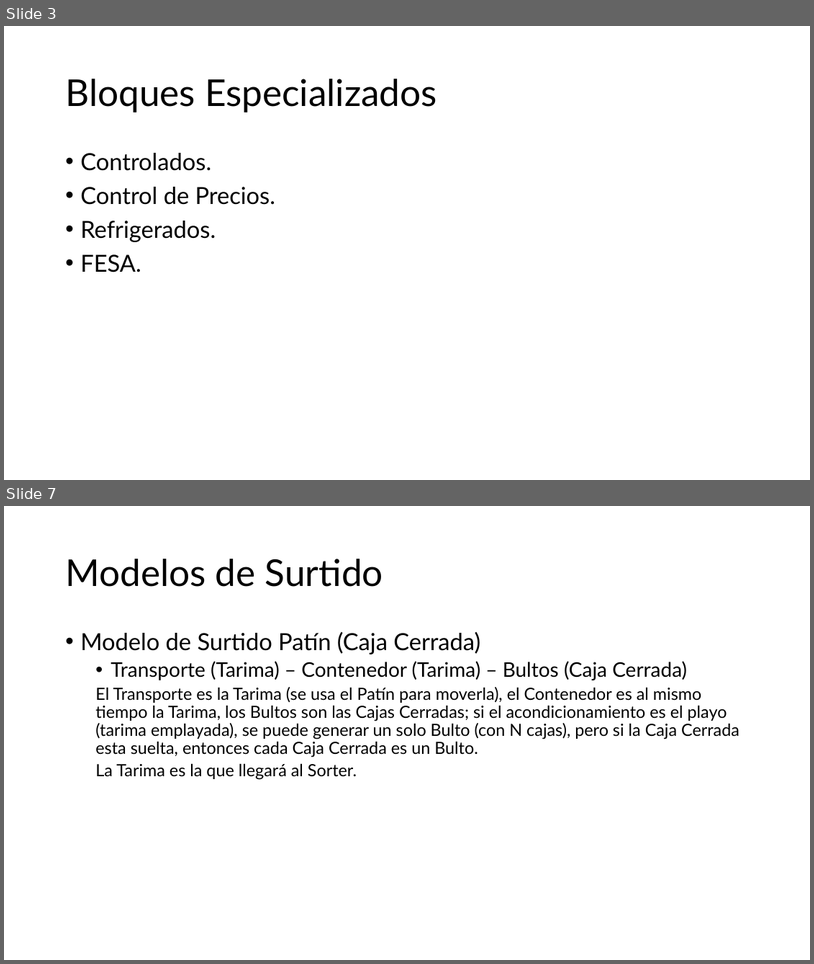
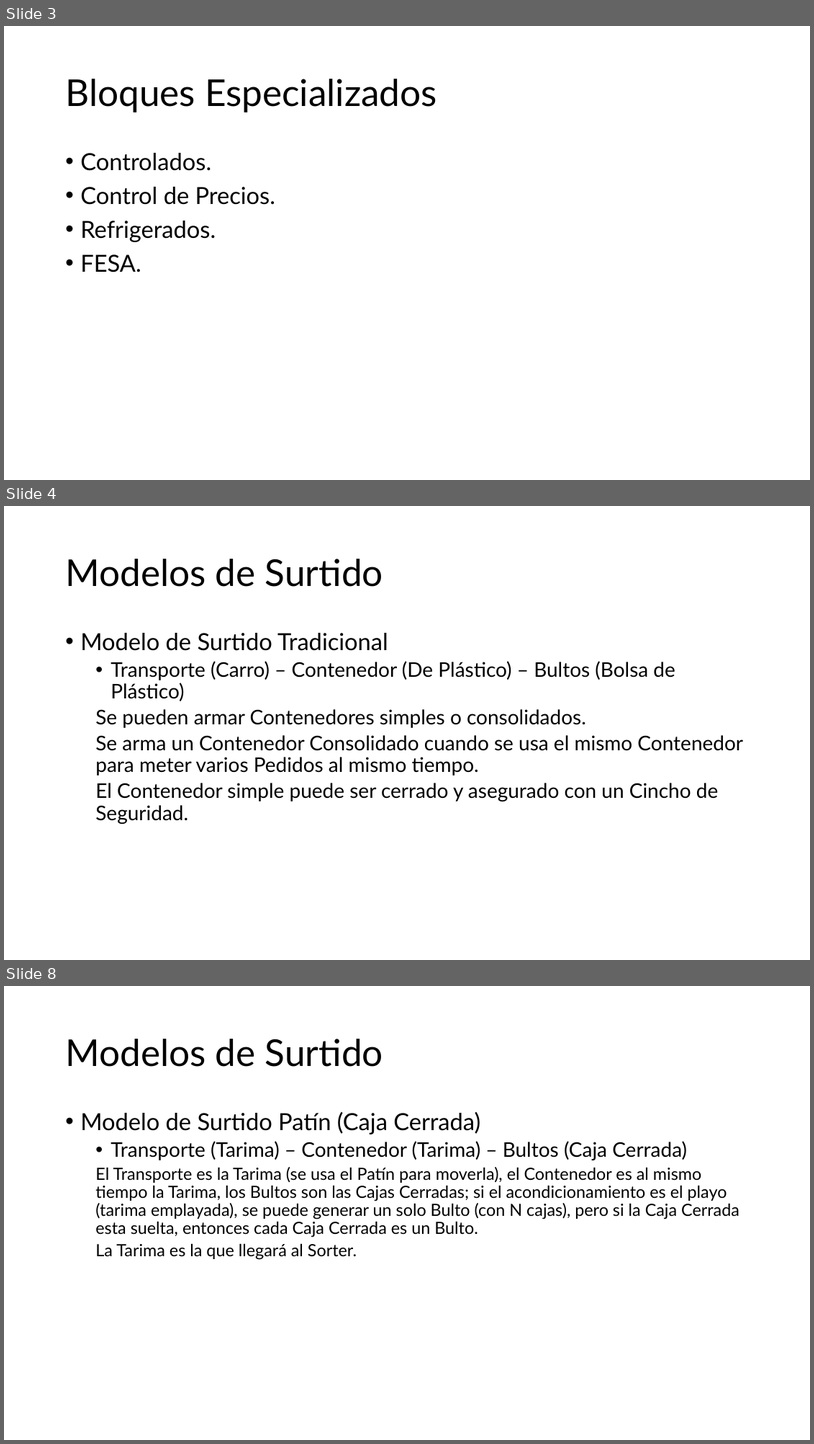
Before and after one commit to JoelBecerraM/FANASA-docs, a slide deck: atCloud - Diseño - Modelos de Surtido.pptx. Shown one above the other, each under a label of ours: slides 3 and 7 before the commit, slides 3, 4 and 8 after it; the slides between them are not shown. The pictures are 814x964 and 814x1444 pixels, drawn with LibreOffice and Linux fonts; fonts in the diff are those of the drawing. Boxes give left, top, right and bottom in pixels: in the first picture for what was removed or moved away, otherwise in the second. Text is boxed around its words. In the diff, an @@ line names an element or a change of style, - is before the commit and + after.

```diff
--- a/atCloud - Diseño - Modelos de Surtido.pptx
+++ b/atCloud - Diseño - Modelos de Surtido.pptx
@@ slide 4 added at (4, 506, 810, 960), background #FFFFFF @@
@@ title added at (65, 559, 383, 587), 44 pt, text #000000 @@
+Modelos de Surtido
@@ text added at (80, 633, 743, 824), 24 pt, text #000000 @@
+• Modelo de Surtido Tradicional
+  • Transporte (Carro) – Contenedor (De Plástico) – Bultos (Bolsa de Plástico)
+  Se pueden armar Contenedores simples o consolidados.
+  Se arma un Contenedor Consolidado cuando se usa el mismo Contenedor para meter varios Pedidos al mismo tiempo.
+  El Contenedor simple puede ser cerrado y asegurado con un Cincho de Seguridad.
@@ what was slide 7 is now slide 8 @@
```
Also in this commit, not shown: 3 slides changed, 4 other files.
